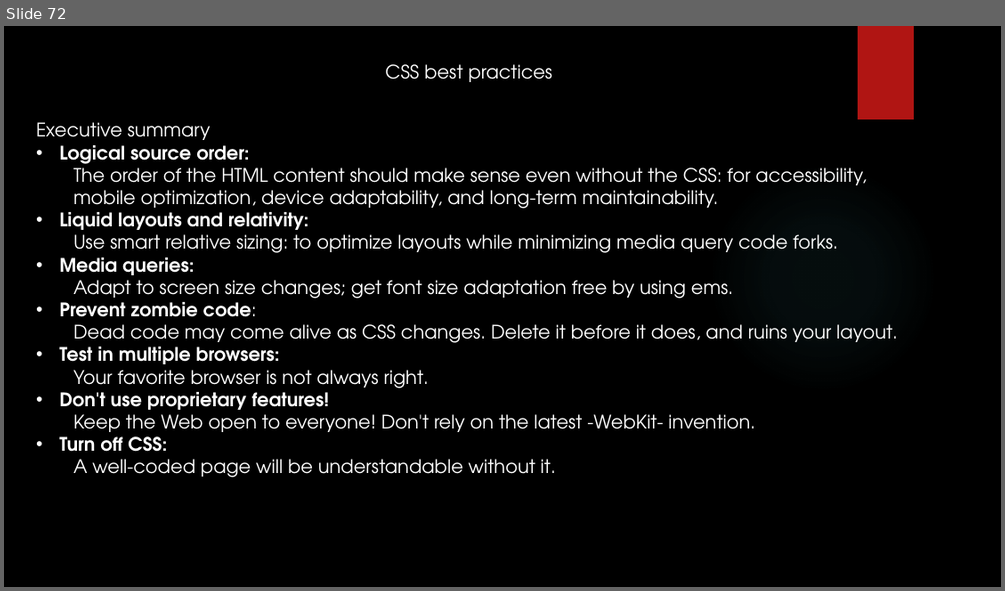
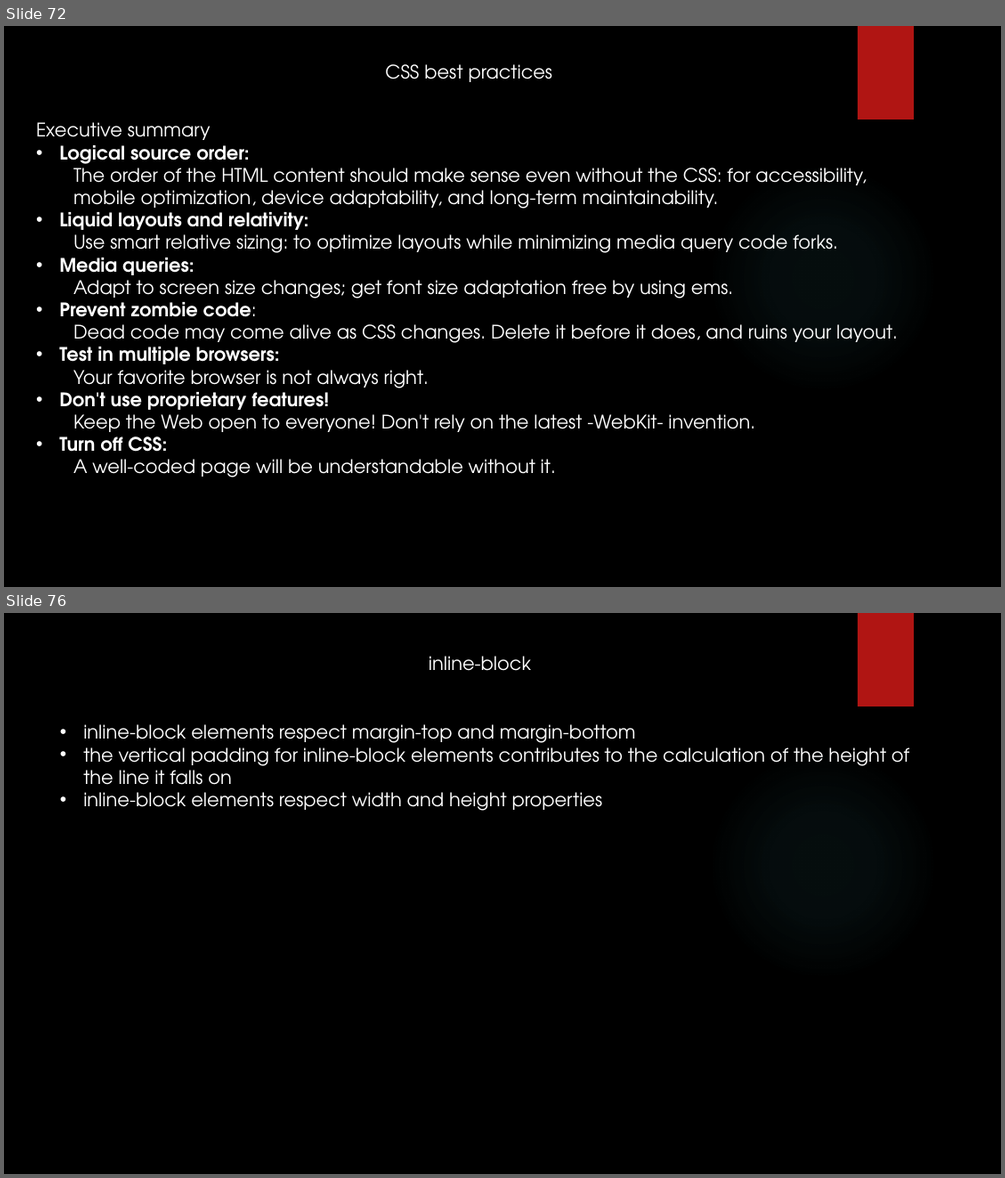
Before and after one commit to yogeshwar1996/HTML5CSS, a slide deck: Fundamentals of HTML and CSS.pptx. Shown one above the other, each under a label of ours: slide 72 before the commit, slides 72 and 76 after it; the slides between them are not shown. The pictures are 1005x591 and 1005x1178 pixels, drawn with LibreOffice and Linux fonts; fonts in the diff are those of the drawing; background and template pictures are left out. Boxes give left, top, right and bottom in pixels: in the first picture for what was removed or moved away, otherwise in the second. Text is boxed around its words. In the diff, an @@ line names an element or a change of style, - is before the commit and + after.

```diff
--- a/Fundamentals of HTML and CSS.pptx
+++ b/Fundamentals of HTML and CSS.pptx
@@ slide 76 added at [4,613,1001,1174], background picture (left out); not listed: 2 template elements that a slide beside it also shows @@
@@ text added at [429,656,531,671], 18 pt, text #FFFFFF @@
+inline-block
@@ text added at [83,724,909,811], 18 pt, text #FFFFFF @@
+• inline-block elements respect margin-top and margin-bottom
+• the vertical padding for inline-block elements contributes to the calculation of the height of the line it falls on
+• inline-block elements respect width and height properties
```
Also in this commit, not shown: 5 other slides added.
